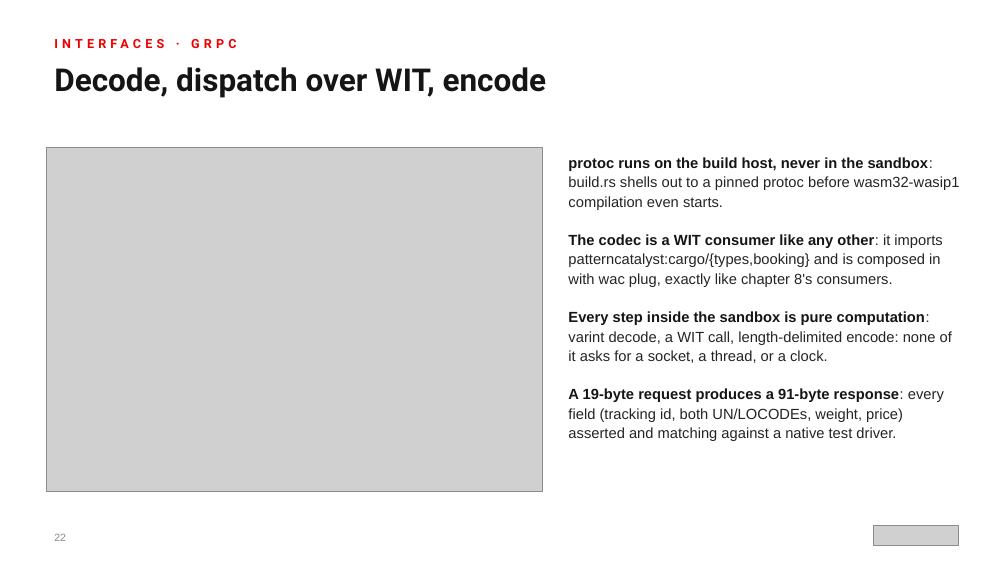
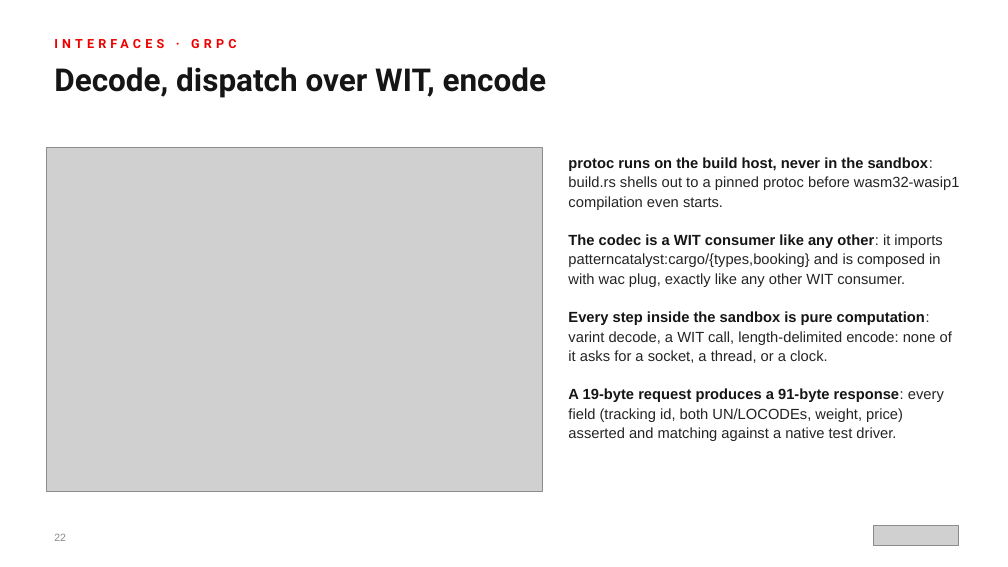
Before and after one commit to patterncatalyst/cn-patterns-and-practices-webassembly, a slide deck: slide 22 of presentation/wasm-201-rust/wasm-201-rust-r1.1.pptx. Drawn at 1008x567 pixels with LibreOffice and Linux fonts; fonts in the diff are those of the drawing; grey boxes stand for pictures. Boxes give left, top, right and bottom in pixels: in the first picture for what was removed or moved away, otherwise in the second. Text is boxed around its words. In the diff, an @@ line names an element or a change of style, - is before the commit and + after.

```diff
--- a/presentation/wasm-201-rust/wasm-201-rust-r1.1.pptx
+++ b/presentation/wasm-201-rust/wasm-201-rust-r1.1.pptx
@@ text at <box>568,234,942,287</box>: text changed @@
-● The codec is a WIT consumer like any other: it imports patterncatalyst:cargo/{types,booking} and is composed in with wac plug, exactly like chapter 8's consumers.
+● The codec is a WIT consumer like any other: it imports patterncatalyst:cargo/{types,booking} and is composed in with wac plug, exactly like any other WIT consumer.
```
Also in this commit, not shown: 9 other slides changed, 36 other files.
